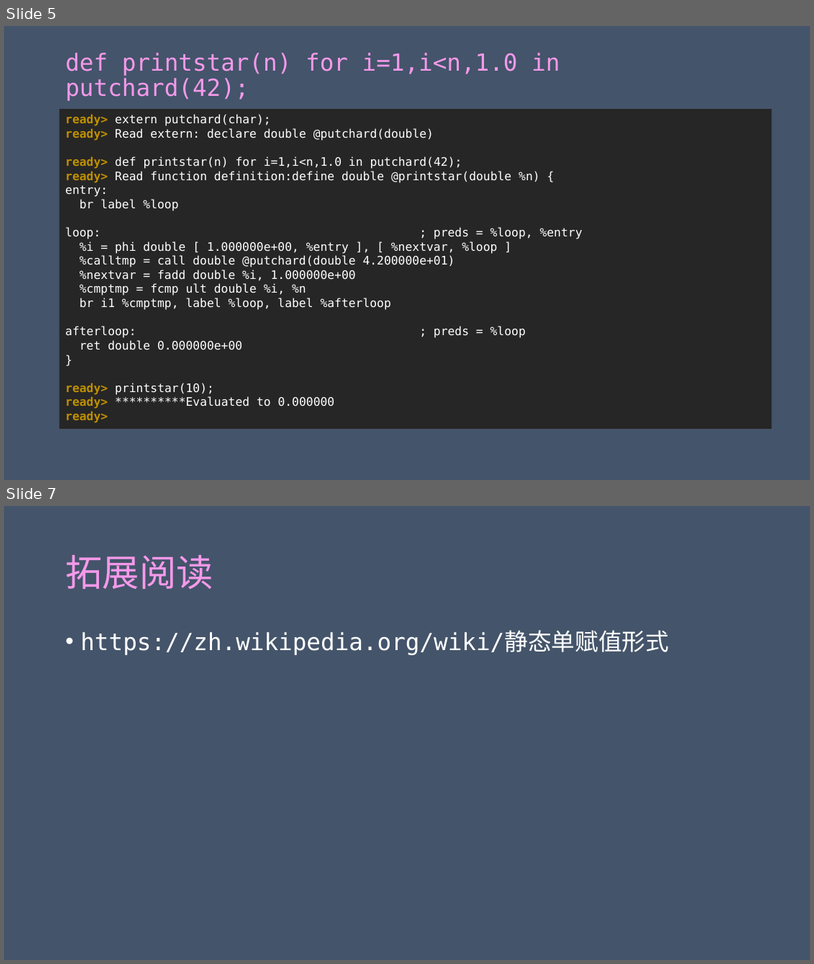
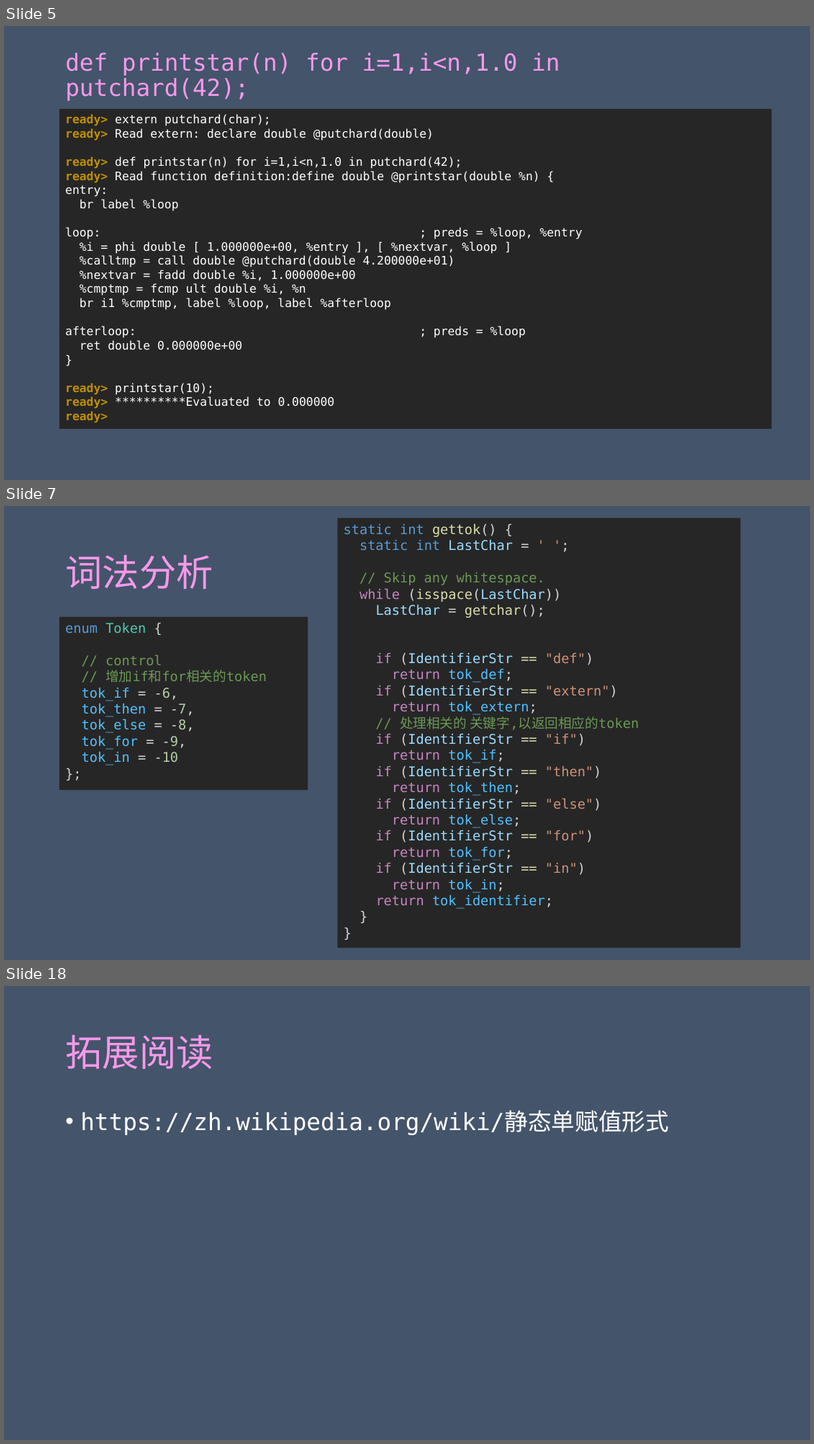
Before and after one commit to achieveartificialintelligence/download, a slide deck: Kaleidoscope/Ch5/Kaleidoscope.pptx. Shown one above the other, each under a label of ours: slides 5 and 7 before the commit, slides 5, 7 and 18 after it; the slides between them are not shown. The pictures are 814x964 and 814x1444 pixels, drawn with LibreOffice and Linux fonts; fonts in the diff are those of the drawing. Boxes give left, top, right and bottom in pixels: in the first picture for what was removed or moved away, otherwise in the second. Text is boxed around its words. In the diff, an @@ line names an element or a change of style, - is before the commit and + after.

```diff
--- a/Kaleidoscope/Ch5/Kaleidoscope.pptx
+++ b/Kaleidoscope/Ch5/Kaleidoscope.pptx
@@ slide 7 added at <box>4,506,810,960</box>, background #44546A @@
@@ rectangle added at <box>338,518,741,947</box>, fill #262626, 16 pt, text #9CDCFE @@
+static int gettok() {
+static int LastChar = ' ';
+// Skip any whitespace.
+while (isspace(LastChar))
+LastChar = getchar();
+if (IdentifierStr == "def")
+return tok_def;
+if (IdentifierStr == "extern")
+return tok_extern;
+// 处理相关的 关键字,以返回相应的token
+if (IdentifierStr == "if")
+return tok_if;
+if (IdentifierStr == "then")
+return tok_then;
+if (IdentifierStr == "else")
+return tok_else;
+if (IdentifierStr == "for")
+return tok_for;
+if (IdentifierStr == "in")
+return tok_in;
+return tok_identifier;
+}
+}
@@ title added at <box>65,555,213,589</box>, 44 pt, text gradient #F599EA to #89D1EB @@
+词法分析
@@ rectangle added at <box>59,617,309,790</box>, fill #262626, 16 pt, text #4FC1FF @@
+enum Token {
+// control
+// 增加if和for相关的token
+tok_if = -6,
+tok_then = -7,
+tok_else = -8,
+tok_for = -9,
+tok_in = -10
+};
@@ what was slide 7 is now slide 18 @@
```
Also in this commit, not shown: 1 slide changed, 10 other slides added.
